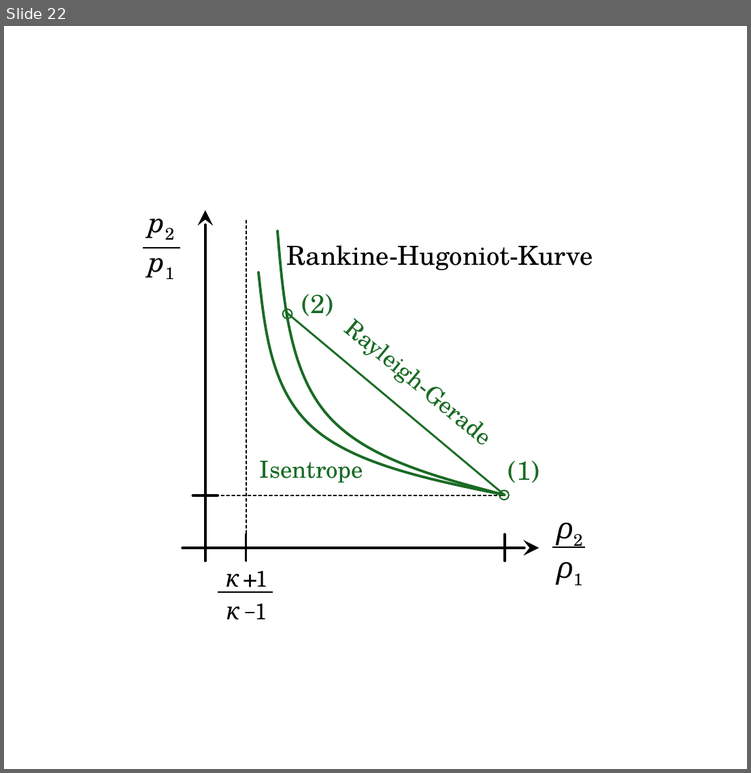
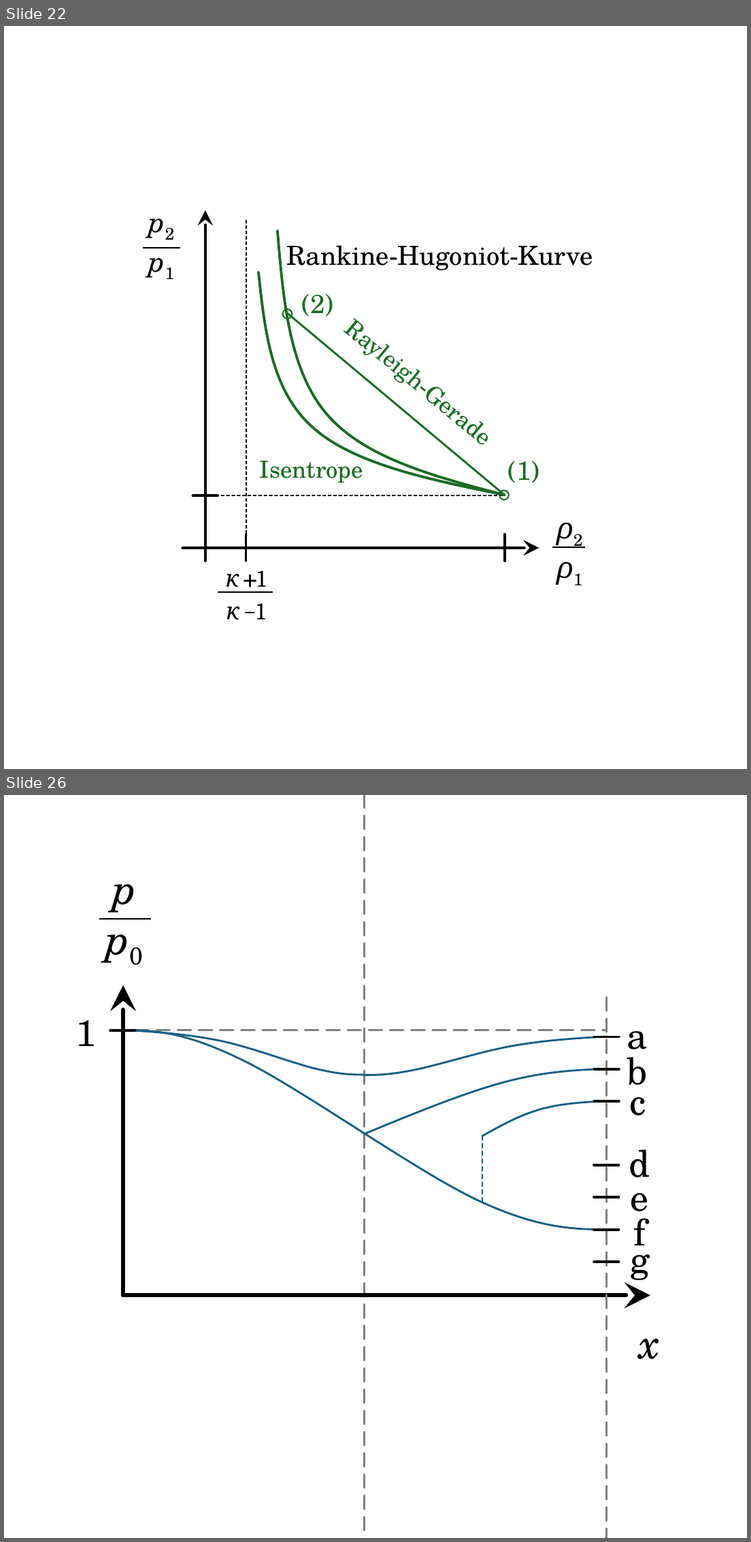
Before and after one commit to m4zeRobot/Project-FoSa, a slide deck: Strömungslehre 2/images/SL2-Images.pptx. Shown one above the other, each under a label of ours: slide 22 before the commit, slides 22 and 26 after it; the slides between them are not shown. The pictures are 751x773 and 751x1542 pixels, drawn with LibreOffice and Linux fonts; fonts in the diff are those of the drawing. Boxes give left, top, right and bottom in pixels: in the first picture for what was removed or moved away, otherwise in the second. Text is boxed around its words. In the diff, an @@ line names an element or a change of style, - is before the commit and + after.

```diff
--- a/Strömungslehre 2/images/SL2-Images.pptx
+++ b/Strömungslehre 2/images/SL2-Images.pptx
@@ slide 26 added at [4,795,747,1538], background #FFFFFF @@
@@ text added at [76,1020,96,1046], 14 pt, text #000000 @@
+1
@@ group added at [99,795,660,1538]: 13 lines, 9 texts, 5 freeform shapes, 2 arrows @@
+x
+p
+p0
+f
+g
+e
+d
+a
+b
+c
```
Also in this commit, not shown: 1 slide changed, 11 other slides added, 1 slide removed, 13 other files.
